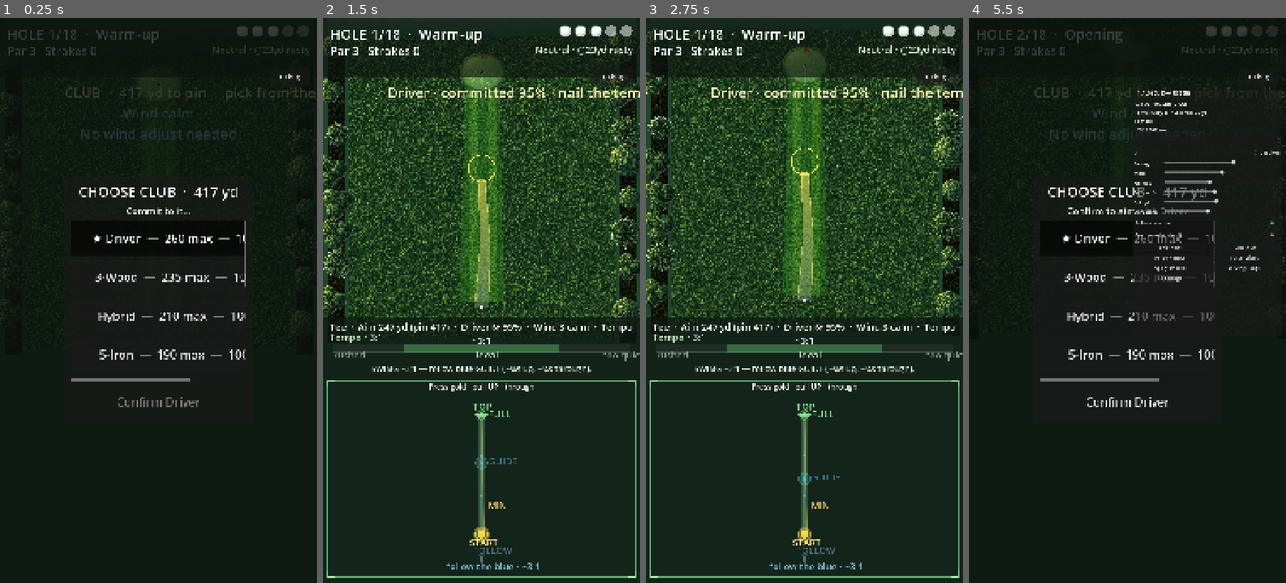
Above: before the commit, frames 1-4 (left to right).
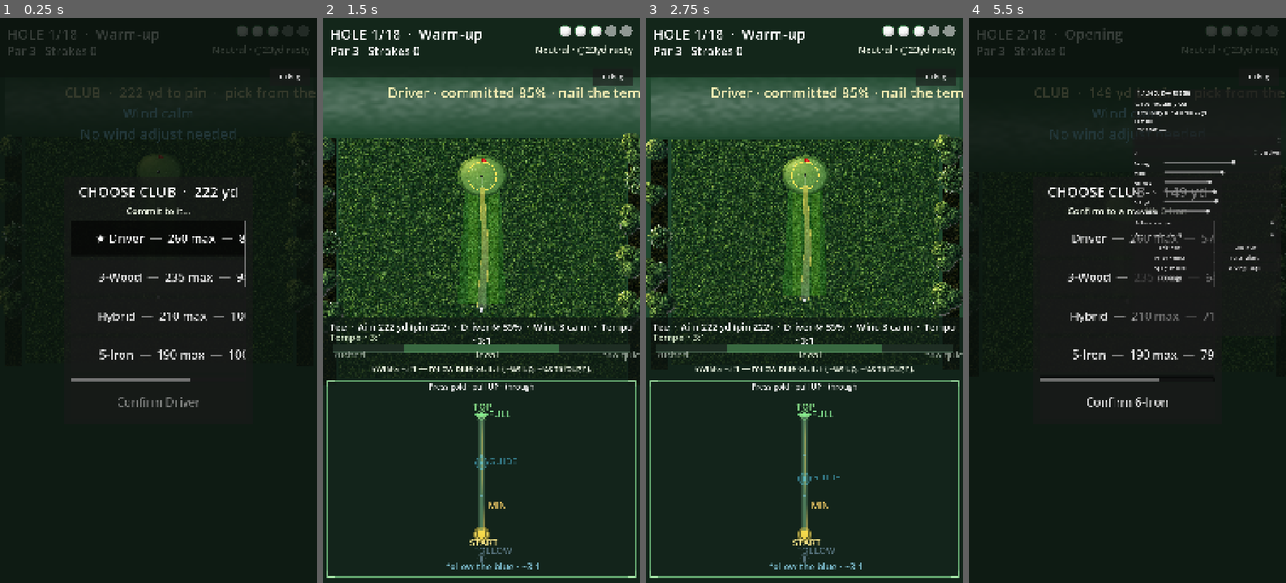
Above: after the commit, the same moments.

Repository: mendvibe-app/parorbetter
Game: Godot game, scene res://scenes/main.tscn
The game is run twice, just before and just after one commit, with the same random seed, the same clock (stepped at 60 frames per second) and the same inputs.
Inputs (mouse positions are in pixels of both pictures, inside the frame that each line leads up to):
- Up to frame 1 (0.25 s): no input
- Up to frame 2 (1.5 s): click "Confirm Driver" at 0.5 s; click (481, 515) at 1.25 s
- Up to frame 3 (2.75 s): tap Enter at 2, 2.1 s; move the mouse to (874, 272) at 2.02 s; hold Right from 2.03 s (still down); click (874, 272) at 2.17 s; tap Space at 2.27 s
- Up to frame 4 (5.5 s): release Right at 2.75 s; click "Debug" at 2.75 s; click "Skip Hole" at 3.5 s; click "Skip Hole" at 4.25 s; click (1165, 238) at 5 s, where only the run before the commit has a clickable "★ Driver — 260 max — 100% tod…"

The runs differ from the first frame. In frame 1, 1.0% of the frame differs, in the area x 0-99%, y 10-55%; in frame 2, 26%, in the area x 0-100%, y 2-64%; in frame 3, 25%; in frame 4, 1.7%.

Commit message:
Wire generator yardage into tee-green length so par 3s play reachable.
Co-authored-by: Cursor <cursoragent@cursor.com>

Diff:
--- a/scripts/course/hole_controller.gd
+++ b/scripts/course/hole_controller.gd
@@ -4,9 +4,9 @@
 signal request_game_over
 signal request_next_hole
 
-const COURSE_LENGTH := 980.0
-const TEE_Y := 860.0
 const GREEN_Y := -80.0
+## Legacy span used to convert old absolute hazard Y → fraction along tee→green.
+const _LEGACY_SPAN := 940.0
 const AIM_NUDGE_PX := 14.0
 ## Catch / draw radius. ~7px ≈ playable (not real 4.25"); was 14px + ball Area → magnetized.
 const CUP_RADIUS := 7.0
@@ -49,7 +49,7 @@
 var hole_complete: bool = false
 var _cup_pos: Vector2 = Vector2.ZERO
 var _green_center: Vector2 = Vector2.ZERO
-var _tee_pos: Vector2 = Vector2(540, TEE_Y)
+var _tee_pos: Vector2 = Vector2(540, 860.0)
 var _fairway_half: float = 70.0
 var _bunkers: Array = []  ## {c: Vector2, r: float} — for settle lie
 var _green_book: Node2D  ## aim-only yardage-book overlay (height heat)
@@ -214,6 +214,7 @@
 	d.suggested_shape = HoleData.SuggestedShape.STRAIGHT
 	d.name_label = "RANGE"
 	d.archetype = "range"
+	d.yardage = 420.0
 	return d
 
 
@@ -239,12 +240,14 @@
 	course_root.set_meta("wind", wind)
 	course_root.set_meta("slope", hole.green_slope)
 
-	_tee_pos = Vector2(540.0 + hole.tee_offset_x, TEE_Y)
+	var tee_y := GREEN_Y + BallPhysics.yards_to_pixels(maxf(hole.yardage, 80.0))
+	_tee_pos = Vector2(540.0 + hole.tee_offset_x, tee_y)
 	_green_center = Vector2(540.0, GREEN_Y)
 	_cup_pos = _green_center + hole.pin_offset
+	var course_len := (tee_y - GREEN_Y) + 180.0
 
 	# Rough apron
-	_add_rect(course_root, Rect2(0, GREEN_Y - 140, 1080, COURSE_LENGTH + 220), Color(0.92, 0.98, 0.92), "", TEX_ROUGH, 340.0)
+	_add_rect(course_root, Rect2(0, GREEN_Y - 140, 1080, course_len + 220), Color(0.92, 0.98, 0.92), "", TEX_ROUGH, 340.0)
 
 	# Bent / shaped fairway
 	_add_bent_fairway(fairway_w, hole.fairway_bend)
@@ -272,8 +275,8 @@
 
 	_place_layout_hazards(adapt_bias)
 
-	_add_rect(course_root, Rect2(-80, GREEN_Y - 140, 70, COURSE_LENGTH + 240), Color(0.62, 0.5, 0.42), "oob", TEX_ROUGH_DARK, 220.0)
-	_add_rect(course_root, Rect2(1090, GREEN_Y - 140, 70, COURSE_LENGTH + 240), Color(0.62, 0.5, 0.42), "oob", TEX_ROUGH_DARK, 220.0)
+	_add_rect(course_root, Rect2(-80, GREEN_Y - 140, 70, course_len + 240), Color(0.62, 0.5, 0.42), "oob", TEX_ROUGH_DARK, 220.0)
+	_add_rect(course_root, Rect2(1090, GREEN_Y - 140, 70, course_len + 240), Color(0.62, 0.5, 0.42), "oob", TEX_ROUGH_DARK, 220.0)
 	_scatter_trees()
 	_add_fog_band()
 	_add_circle(course_root, _tee_pos, 8.0, Color(0.95, 0.95, 0.2), "")
@@ -284,9 +287,10 @@
 func _add_bent_fairway(width: float, bend: float) -> void:
 	## Trapezoid / dogleg strip from tee to green.
 	var half := width * 0.5
+	var tee_y := _tee_pos.y
 	var top := Vector2(540.0 + bend * 0.35, GREEN_Y - 20.0)
-	var mid := Vector2(540.0 + bend, TEE_Y * 0.45 + GREEN_Y * 0.55)
-	var bot := Vector2(_tee_pos.x, TEE_Y - 20.0)
+	var mid := Vector2(540.0 + bend, tee_y * 0.45 + GREEN_Y * 0.55)
+	var bot := Vector2(_tee_pos.x, tee_y - 20.0)
 	var poly := Polygon2D.new()
 	poly.color = Color(1, 1, 1)
 	poly.texture = TEX_FAIRWAY
@@ -349,6 +353,11 @@
 	return GREEN_SHAPE_TEXTURES.get(hole.green_shape, GREEN_DEFAULT)
 
 
+func _y_at(frac: float) -> float:
+	## 0 = green, 1 = tee. Fracs from legacy absolute Y / _LEGACY_SPAN.
+	return lerpf(GREEN_Y, _tee_pos.y, frac)
+
+
 func _place_layout_hazards(adapt_bias: HoleData.HazardBias) -> void:
 	var side := 1.0
 	if adapt_bias == HoleData.HazardBias.LEFT:
@@ -358,25 +367,36 @@
 
 	var place_bunker := hole.has_bunker
 	var place_water := hole.has_water
+	var h_scale := clampf((_tee_pos.y - GREEN_Y) / _LEGACY_SPAN, 0.35, 1.35)
 
 	var water_tint := Color(1, 1, 1, 0.92)
 	match hole.layout:
 		HoleData.LayoutStyle.DOGLEG_RIGHT:
 			if place_bunker:
-				_add_bunker(Vector2(540 + 110, 380), 50.0, 0)
+				_add_bunker(Vector2(540 + 110, _y_at(460.0 / _LEGACY_SPAN)), 50.0, 0)
 			if place_water:
-				_add_rect(course_root, Rect2(700, 200, 90, 180), water_tint, "water", TEX_WATER, 260.0)
+				_add_rect(
+					course_root,
+					Rect2(700, _y_at(280.0 / _LEGACY_SPAN), 90, 180.0 * h_scale),
+					water_tint, "water", TEX_WATER, 260.0
+				)
 		HoleData.LayoutStyle.DOGLEG_LEFT:
 			if place_bunker:
-				_add_bunker(Vector2(540 - 120, 360), 55.0, 1)
+				_add_bunker(Vector2(540 - 120, _y_at(440.0 / _LEGACY_SPAN)), 55.0, 1)
 			if place_water:
-				_add_rect(course_root, Rect2(200, 160, 100, 220), water_tint, "water", TEX_WATER, 260.0)
+				_add_rect(
+					course_root,
+					Rect2(200, _y_at(240.0 / _LEGACY_SPAN), 100, 220.0 * h_scale),
+					water_tint, "water", TEX_WATER, 260.0
+				)
 		HoleData.LayoutStyle.CHUTE:
 			if place_water:
-				_add_rect(course_root, Rect2(540 - _fairway_half - 70, 250, 55, 280), water_tint, "water", TEX_WATER, 260.0)
-				_add_rect(course_root, Rect2(540 + _fairway_half + 15, 250, 55, 280), water_tint, "water", TEX_WATER, 260.0)
+				var chute_y := _y_at(330.0 / _LEGACY_SPAN)
+				var chute_h := 280.0 * h_scale
+				_add_rect(course_root, Rect2(540 - _fairway_half - 70, chute_y, 55, chute_h), water_tint, "water", TEX_WATER, 260.0)
+				_add_rect(course_root, Rect2(540 + _fairway_half + 15, chute_y, 55, chute_h), water_tint, "water", TEX_WATER, 260.0)
 			if place_bunker:
-				_add_bunker(Vector2(540 + 40, 120), 36.0, 2)
+				_add_bunker(Vector2(540 + 40, _y_at(200.0 / _LEGACY_SPAN)), 36.0, 2)
 		HoleData.LayoutStyle.ISLAND:
 			# Keep water outside green detection + ball Area sensor (10px).
 			# Fixed (540±70) rects used to overlap the putting surface on early/large greens.
@@ -388,15 +408,19 @@
 			_add_rect(course_root, Rect2(540.0 + clear, side_y, side_w, side_h), water_tint, "water", TEX_WATER, 260.0)
 			_add_rect(course_root, Rect2(540.0 - 100.0, GREEN_Y + clear, 200.0, 70.0), water_tint, "water", TEX_WATER, 260.0)
 			if place_bunker:
-				_add_bunker(Vector2(540 + side * 90, 300), 40.0, 0)
+				_add_bunker(Vector2(540 + side * 90, _y_at(380.0 / _LEGACY_SPAN)), 40.0, 0)
 		HoleData.LayoutStyle.BI_TIER:
 			if place_bunker:
-				_add_bunker(Vector2(540 + 80, 200), 48.0, 1)
+				_add_bunker(Vector2(540 + 80, _y_at(280.0 / _LEGACY_SPAN)), 48.0, 1)
 			if place_water:
-				_add_rect(course_root, Rect2(300, 140, 80, 200), water_tint, "water", TEX_WATER, 260.0)
+				_add_rect(
+					course_root,
+					Rect2(300, _y_at(220.0 / _LEGACY_SPAN), 80, 200.0 * h_scale),
+					water_tint, "water", TEX_WATER, 260.0
+				)
 		_:
 			if place_bunker and hole.hole_number >= 2:
-				_add_bunker(Vector2(540 + side * (_fairway_half + 36), 320), 42.0, 2)
+				_add_bunker(Vector2(540 + side * (_fairway_half + 36), _y_at(400.0 / _LEGACY_SPAN)), 42.0, 2)
 
 
 func _add_bunker(center: Vector2, radius: float, variant: int) -> void:
@@ -416,7 +440,7 @@
 	rng.seed = hash("trees_%d" % hole.hole_number)
 	for strip_x in [-45.0, 1125.0]:
 		var y := GREEN_Y - 100.0
-		while y < TEE_Y + 60.0:
+		while y < _tee_pos.y + 60.0:
 			var tex: Texture2D = TREE_TEXTURES[rng.randi_range(0, TREE_TEXTURES.size() - 1)]
 			var spr := Sprite2D.new()
 			spr.texture = tex
--- a/scripts/course/hole_data.gd
+++ b/scripts/course/hole_data.gd
@@ -11,6 +11,7 @@
 
 @export var hole_number: int = 1
 @export var par: int = 4
+@export var yardage: float = 400.0  ## tee→green yards (drives layout length)
 @export var fairway_width: float = 140.0
 @export var green_radius_x: float = 48.0
 @export var green_radius_y: float = 48.0
--- a/scripts/course/hole_generator.gd
+++ b/scripts/course/hole_generator.gd
@@ -286,8 +286,7 @@
 
 	var arch: Dictionary = _pick_archetype(rng, par, archetype_history, t)
 
-	# Advances course RNG; visual length is fixed COURSE_LENGTH in the controller.
-	_pick_yardage(rng, par, t, arch)
+	var yardage := _pick_yardage(rng, par, t, arch)
 	var green_shape: HoleData.GreenShape = _pick_green_shape(rng, t, arch)
 	var layout := _layout_for_archetype(arch, green_shape, t, rng)
 	var has_bunker := rng.randf() < _bunker_chance(t, mods, float(arch.get("bunker", 1.0)))
@@ -354,6 +353,7 @@
 	var d := HoleData.new()
 	d.hole_number = hole_number
 	d.par = par
+	d.yardage = yardage
 	d.fairway_width = fairway_width
 	d.green_radius_x = radii.x
 	d.green_radius_y = radii.y
--- a/scripts/shot/aim_control.gd
+++ b/scripts/shot/aim_control.gd
@@ -32,7 +32,8 @@
 
 
 const GREEN_Y_MIN := -200.0
-const TEE_Y_MAX := 920.0
+## Covers max par-5 band (~650 yd → tee Y ≈ 1380) + slack.
+const TEE_Y_MAX := 1500.0
 ## Screen-space nudge so the fingertip doesn't cover the aim marker (touch only).
 const TOUCH_AIM_OFFSET_PX := Vector2(0, -72)
 
Not shown, added: scripts/course/yardage_length_check.py
